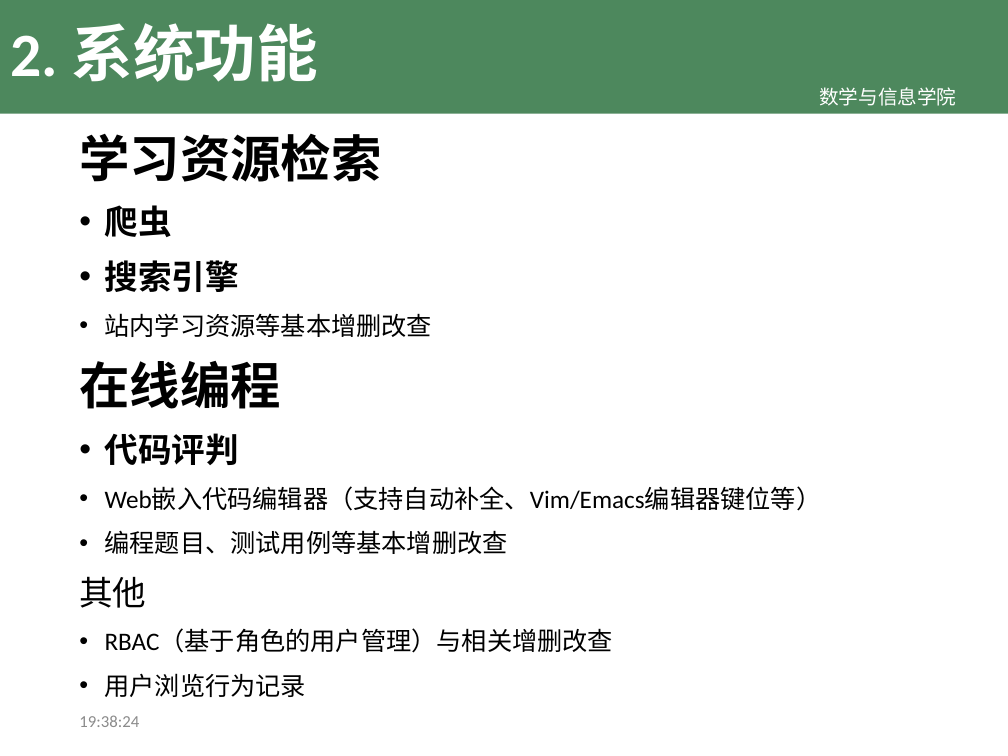
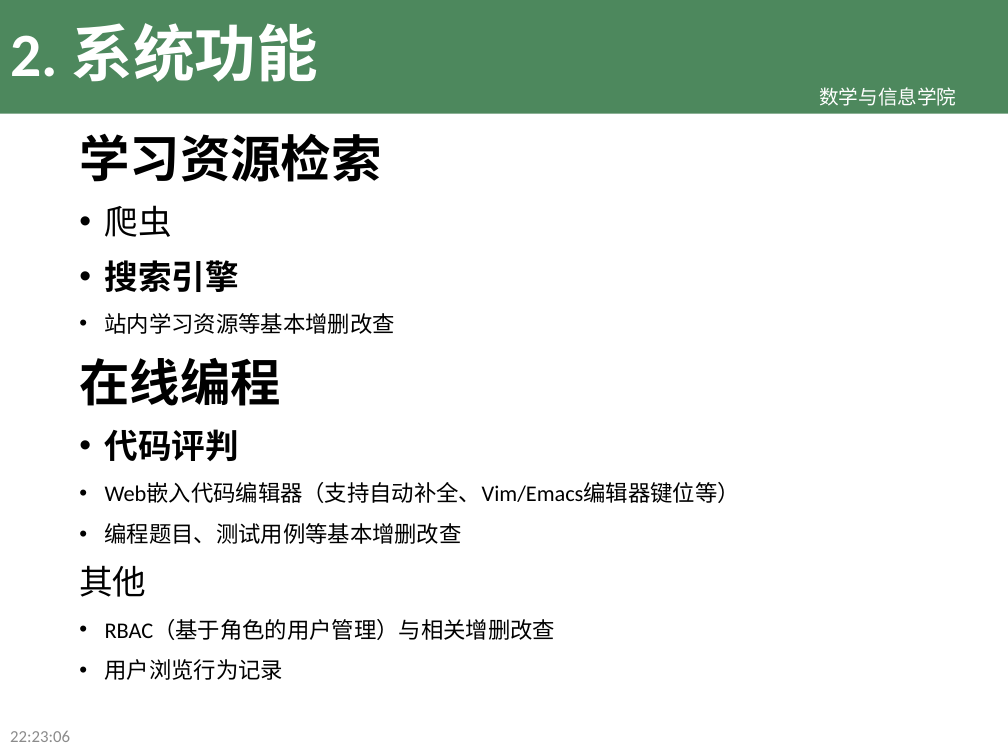
Before and after one commit to TeslaCN/graduation, a slide deck: slide 6 of 基于Scrapy框架的计算机专业学习资源网站_吴伟杰.pptx. Drawn at 1008x756 pixels with LibreOffice and Linux fonts; fonts in the diff are those of the drawing; background and template pictures are left out. Boxes give left, top, right and bottom in pixels: in the first picture for what was removed or moved away, otherwise in the second. Text is boxed around its words. In the diff, an @@ line names an element or a change of style, - is before the commit and + after.

```diff
--- a/基于Scrapy框架的计算机专业学习资源网站_吴伟杰.pptx
+++ b/基于Scrapy框架的计算机专业学习资源网站_吴伟杰.pptx
@@ text at (x1=105, y1=205, x2=740, y2=680): bold off in "爬虫"; size 18 to 16 pt in "站内学习资源等基本增删改查", "Web嵌入代码编辑器（支持自动补全、Vim/Emacs编辑器键位等）", "编程题目、测试用例等基本增删改查", "RBAC（基于角色的用户管理）与相关增删改查" and 1 more places @@
@@ text at (x1=10, y1=731, x2=70, y2=742): text changed @@
-19:38:24
+22:23:06
```
Also in this commit, not shown: 20 other slides changed, 3 slides added, 8 other files.
